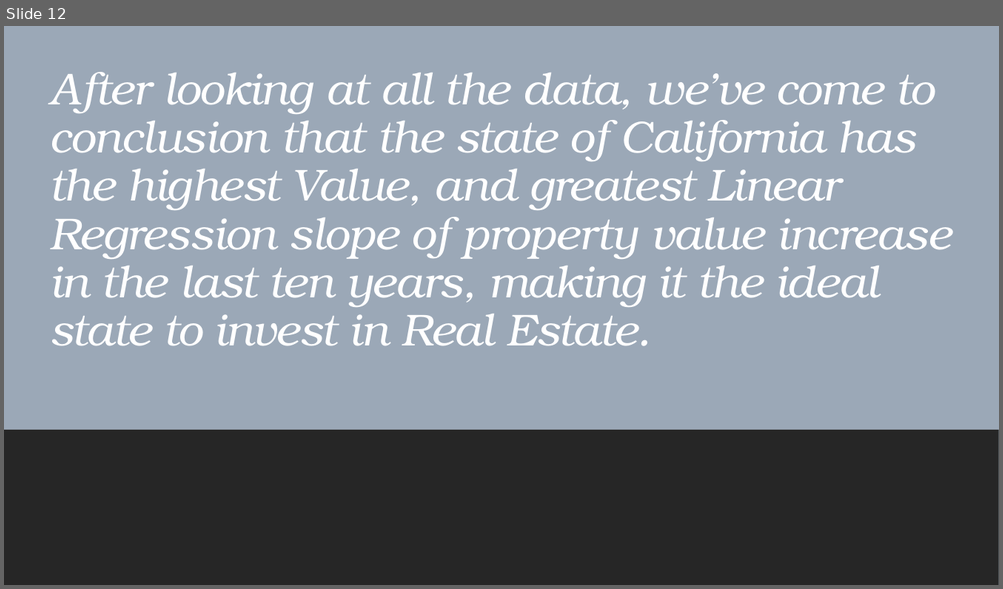
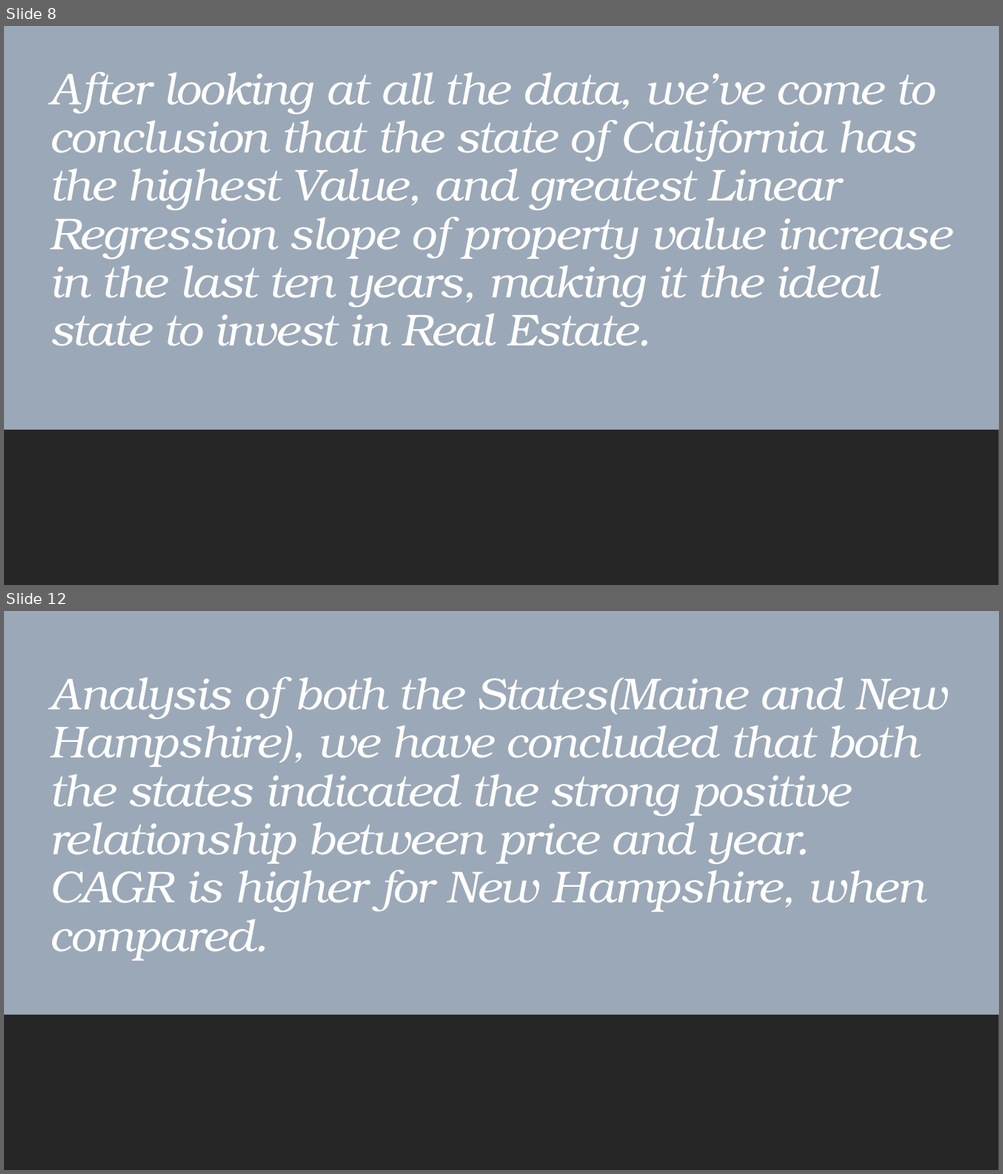
Before and after one commit to Arnawutu/Project1Group10, a slide deck: Main_Data/Nasdaq Real Estate Data Cleaning.pptx. Shown one above the other, each under a label of ours: slide 12 before the commit, slides 8 and 12 after it; the slides between them are not shown. The pictures are 1003x589 and 1003x1174 pixels, drawn with LibreOffice and Linux fonts; fonts in the diff are those of the drawing. Boxes give left, top, right and bottom in pixels: in the first picture for what was removed or moved away, otherwise in the second. Text is boxed around its words. In the diff, an @@ line names an element or a change of style, - is before the commit and + after.

```diff
--- a/Main_Data/Nasdaq Real Estate Data Cleaning.pptx
+++ b/Main_Data/Nasdaq Real Estate Data Cleaning.pptx
@@ slide 12 added at [4,611,999,1170], background #FFFFFF; not listed: 1 template element that a slide beside it also shows @@
@@ rectangle added at [4,611,999,1170], fill #9BA8B7 @@
@@ title added at [50,678,948,961], 43.2 pt, text #FFFFFF, italic @@
+Analysis of both the States(Maine and New Hampshire), we have concluded that both the states indicated the strong positive relationship between price and year.
+CAGR is higher for New Hampshire, when compared.
@@ rectangle added at [4,1015,999,1170], fill #262626 @@
@@ what was slide 12 is now slide 8 @@
```
Also in this commit, not shown: 3 other slides added, 4 slides removed, 1 other file.
